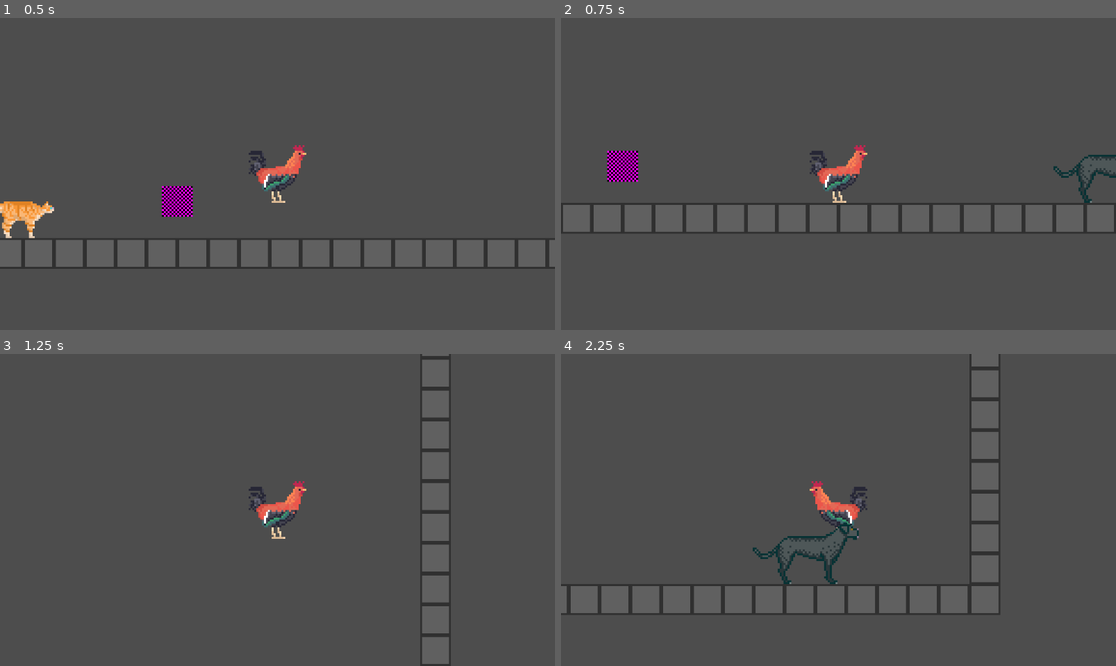
Above: before the commit, frames 1-4 (two rows, left to right).
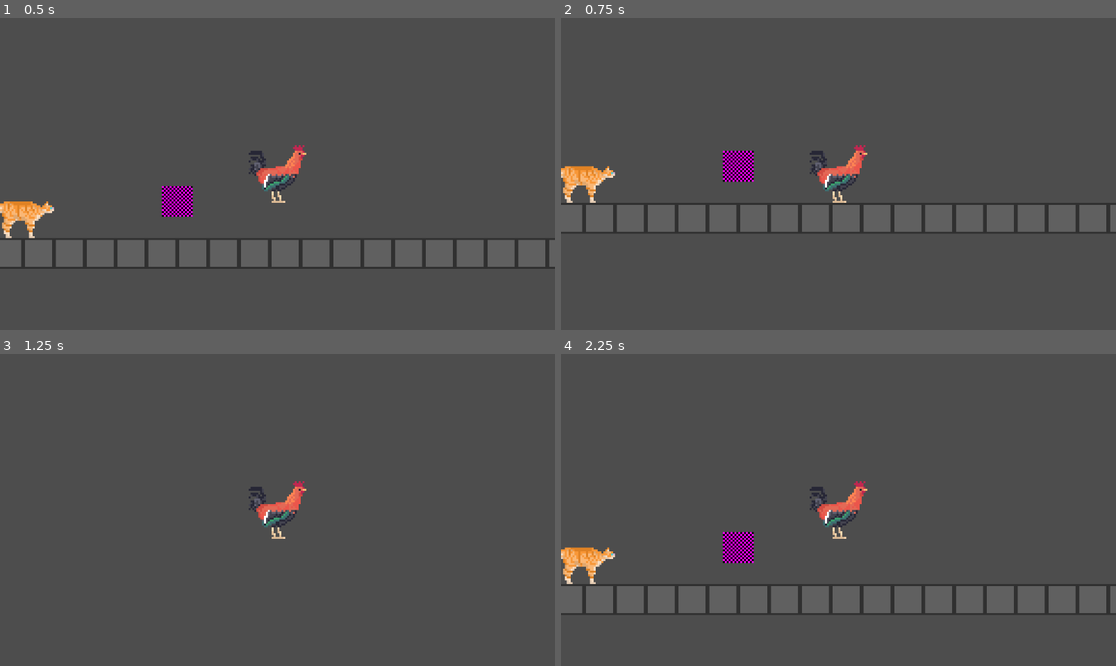
Above: after the commit, the same moments.

Repository: EdgeGnW/DETTAGameJam2026
Game: Godot game, scene res://modules/Test/Frederick.tscn
Same seed, same stepped clock (60 frames per second), same inputs: the game is played once before the commit and once after it. This scene is started directly instead of the project's main scene.
Inputs:
- Up to frame 1 (0.5 s): no input
- Up to frame 2 (0.75 s): tap Enter (ui_accept) at 0.5 s; hold Right (ui_right) from 0.53 s (still down); hold Ctrl (roll, bound only before the commit) from 0.53 s (still down)
- Up to frame 3 (1.25 s): keep holding Right (ui_right); keep holding Ctrl (roll, bound only before the commit); tap Space (jump, bound only after the commit) at 0.77, 1.07 s; tap Enter (ui_accept) at 0.8 s
- Up to frame 4 (2.25 s): release Ctrl (roll, bound only before the commit) at 1.28 s; tap Enter (ui_accept) at 1.35 s; tap Space (jump, bound only after the commit) at 1.52, 1.55, 1.82 s; release Right (ui_right) at 2.03 s; hold Left (ui_left) from 2.03 s (still down); hold Space (jump, bound only after the commit) from 2.03 s (still down)

Frame 1 is identical in both runs. In frame 2, 4.3% of the frame differs, in the area x 0-100%, y 42-69%; in frame 3, 1.1%; in frame 4, 5.7%, in the area x 0-100%, y 0-84%.

Commit message:
inputs

Diff:
--- a/modules/DialogueManager/dialogue_manager.tscn
+++ b/modules/DialogueManager/dialogue_manager.tscn
@@ -17,7 +17,10 @@
 process_mode = 1
 script = ExtResource("1_jbixp")
 characters = Dictionary[String, ExtResource("2_507jh")]({
-"Hahn": SubResource("Resource_kgemy")
+"Esel": null,
+"Hahn": SubResource("Resource_kgemy"),
+"Hund": null,
+"Katze": null
 })
 
 [node name="MarginContainer" type="MarginContainer" parent="."]
--- a/modules/Inventory/inventory.gd
+++ /dev/null
@@ -1,12 +0,0 @@
-class_name Inventory
-
-var _content: Array[Item] = []
-
-func add_item(item: Item):
-	_content.push_back(item)
-
-func remove_item(item: Item):
-	_content.erase(item)
-
-func get_items() -> Array[Item]:
-	return _content
--- a/modules/Inventory/inventory_dialog.gd
+++ /dev/null
@@ -1,24 +0,0 @@
-class_name InventoryDialog
-extends PanelContainer
-
-@export var slot_scene: PackedScene
-
-@onready var grid_container: GridContainer = %GridContainer
-
-
-func open(inventory: Inventory):
-	show()
-
-	Input.mouse_mode = Input.MOUSE_MODE_VISIBLE
-	for child in grid_container.get_children():
-		child.queue_free()
-
-	for item in inventory.get_items():
-		var slot = slot_scene.instantiate()
-		grid_container.add_child(slot)
-		slot.display(item)
-
-
-func _on_close_button_pressed() -> void:
-	hide()
-	Input.mouse_mode = Input.MOUSE_MODE_CAPTURED
--- a/modules/Inventory/inventory_dialog.tscn
+++ /dev/null
@@ -1,36 +0,0 @@
-[gd_scene load_steps=3 format=3 uid="uid://c37yv2q5s7t0q"]
-
-[ext_resource type="Script" uid="uid://dfw5twopn4ko5" path="res://modules/Inventory/inventory_dialog.gd" id="1_mo6ee"]
-[ext_resource type="PackedScene" uid="uid://c83jmfhoo6abf" path="res://modules/Inventory/item_slot.tscn" id="2_1362x"]
-
-[node name="InventoryDialog" type="PanelContainer"]
-anchors_preset = 15
-anchor_right = 1.0
-anchor_bottom = 1.0
-grow_horizontal = 2
-grow_vertical = 2
-script = ExtResource("1_mo6ee")
-slot_scene = ExtResource("2_1362x")
-
-[node name="VBoxContainer" type="VBoxContainer" parent="."]
-layout_mode = 2
-
-[node name="HBoxContainer" type="HBoxContainer" parent="VBoxContainer"]
-layout_mode = 2
-
-[node name="TitleLabel" type="Label" parent="VBoxContainer/HBoxContainer"]
-layout_mode = 2
-size_flags_horizontal = 3
-text = "Inventory"
-horizontal_alignment = 1
-
-[node name="CloseButton" type="Button" parent="VBoxContainer/HBoxContainer"]
-layout_mode = 2
-text = "X"
-
-[node name="GridContainer" type="GridContainer" parent="VBoxContainer"]
-unique_name_in_owner = true
-layout_mode = 2
-columns = 5
-
-[connection signal="pressed" from="VBoxContainer/HBoxContainer/CloseButton" to="." method="_on_close_button_pressed"]
--- a/modules/Inventory/item_slot.gd
+++ /dev/null
@@ -1,6 +0,0 @@
-extends PanelContainer
-
-@onready var texture_rect: TextureRect = %TextureRect
-
-func display(item: Item):
-	texture_rect.texture = item.icon
--- a/modules/Inventory/item_slot.tscn
+++ /dev/null
@@ -1,12 +0,0 @@
-[gd_scene load_steps=3 format=3 uid="uid://c83jmfhoo6abf"]
-
-[ext_resource type="Texture2D" uid="uid://778pg7rkrafx" path="res://modules/Items/icons/textures/axe.png" id="1_6mpg6"]
-[ext_resource type="Script" uid="uid://b1oresyouv3i" path="res://modules/Inventory/item_slot.gd" id="1_who7m"]
-
-[node name="ItemSlot" type="PanelContainer"]
-script = ExtResource("1_who7m")
-
-[node name="TextureRect" type="TextureRect" parent="."]
-unique_name_in_owner = true
-layout_mode = 2
-texture = ExtResource("1_6mpg6")
--- a/modules/Items/icons/icon_helper.gd
+++ /dev/null
@@ -1,26 +0,0 @@
-extends SubViewport
-
-@onready var models: Node3D = %Models
-
-func _ready() -> void:
-	for file in DirAccess.get_files_at("res://modules/Items/models"):
-		var file_extension = file.rsplit(".", false, 1)[1]
-		if file_extension == "import": continue
-		var file_name = file.split(".", false, 1)[0]
-		var file_path = "res://modules/Items/models/" + file
-		var model = load(file_path)
-		var instance = model.instantiate()
-		models.add_child(instance)
-		instance.hide()
-		instance.name = file_name
-	_generate_icon()
-
-func _generate_icon():
-	for child in %Models.get_children():
-		await RenderingServer.frame_pre_draw
-		child.show()
-		await RenderingServer.frame_post_draw
-		var img = get_texture().get_image()
-		img.resize(64, 64, Image.INTERPOLATE_BILINEAR)
-		img.save_png("res://modules/Items/icons/textures/" + child.name +".png")
-		child.hide()
--- a/modules/Items/icons/icon_helper.tscn
+++ /dev/null
@@ -1,23 +0,0 @@
-[gd_scene load_steps=3 format=3 uid="uid://bw0u7ctx3c1e4"]
-
-[ext_resource type="Script" uid="uid://cfw43lkijo6u3" path="res://modules/Items/icons/icon_helper.gd" id="1_e255b"]
-
-[sub_resource type="Environment" id="Environment_o5juy"]
-background_mode = 1
-background_color = Color(0, 0, 0, 0)
-
-[node name="IconHelper" type="SubViewport"]
-transparent_bg = true
-render_target_update_mode = 4
-script = ExtResource("1_e255b")
-
-[node name="Camera3D" type="Camera3D" parent="."]
-transform = Transform3D(1, 0, 0, 0, 1, 0, 0, 0, 1, 0, 0, 0.651826)
-environment = SubResource("Environment_o5juy")
-
-[node name="SpotLight3D" type="SpotLight3D" parent="."]
-transform = Transform3D(1, 0, 0, 0, 1, 0, 0, 0, 1, 0, 0, 1.7768)
-
-[node name="Models" type="Node3D" parent="."]
-unique_name_in_owner = true
-transform = Transform3D(0.707107, 0.707107, 0, -0.707107, 0.707107, 0, 0, 0, 1, 0, 0, 0)
--- a/modules/Items/item.gd
+++ /dev/null
@@ -1,6 +0,0 @@
-class_name Item
-extends Resource
-
-@export var name: StringName
-@export var scene: PackedScene
-@export var icon: Texture2D
--- a/modules/Items/pickup.gd
+++ /dev/null
@@ -1,13 +0,0 @@
-extends Node3D
-
-@export var item: Item
-
-func _ready():
-	var instance = item.scene.instantiate()
-	add_child(instance)
-
-
-func _on_area_3d_body_entered(body: Node3D) -> void:
-	if body.has_method("on_item_picked_up"):
-		body.on_item_picked_up(item)
-		queue_free()
--- a/modules/Items/pickup_3D.tscn
+++ /dev/null
@@ -1,20 +0,0 @@
-[gd_scene load_steps=5 format=3 uid="uid://dw3iilj74xg0f"]
-
-[ext_resource type="Script" uid="uid://bghlgollycthu" path="res://modules/Items/pickup.gd" id="1_kaxha"]
-[ext_resource type="Resource" uid="uid://d1q6yl4vm1ana" path="res://modules/Items/resources/sword.tres" id="2_f5bsy"]
-[ext_resource type="PackedScene" uid="uid://bw6ard60wt4lr" path="res://modules/Items/models/sword.glb" id="3_onts4"]
-
-[sub_resource type="SphereShape3D" id="SphereShape3D_uunjx"]
-
-[node name="Node3D" type="Node3D"]
-script = ExtResource("1_kaxha")
-item = ExtResource("2_f5bsy")
-
-[node name="sword" parent="." instance=ExtResource("3_onts4")]
-
-[node name="Area3D" type="Area3D" parent="."]
-
-[node name="CollisionShape3D" type="CollisionShape3D" parent="Area3D"]
-shape = SubResource("SphereShape3D_uunjx")
-
-[connection signal="body_entered" from="Area3D" to="." method="_on_area_3d_body_entered"]
--- a/modules/Items/resources/axe.tres
+++ /dev/null
@@ -1,12 +0,0 @@
-[gd_resource type="Resource" script_class="Item" load_steps=4 format=3 uid="uid://c3n84r1emujxv"]
-
-[ext_resource type="Texture2D" uid="uid://778pg7rkrafx" path="res://modules/Items/icons/textures/axe.png" id="1_os8qt"]
-[ext_resource type="PackedScene" uid="uid://bcan8wro0gkw8" path="res://modules/Items/models/axe.glb" id="2_f328h"]
-[ext_resource type="Script" uid="uid://c2v6grye0waiq" path="res://modules/Items/item.gd" id="3_56pt8"]
-
-[resource]
-script = ExtResource("3_56pt8")
-name = "Axe"
-scene = ExtResource("2_f328h")
-icon = ExtResource("1_os8qt")
-metadata/_custom_type_script = "uid://c2v6grye0waiq"
--- a/modules/Items/resources/mace.tres
+++ /dev/null
@@ -1,12 +0,0 @@
-[gd_resource type="Resource" script_class="Item" load_steps=4 format=3 uid="uid://c1js0x8b2g2aq"]
-
-[ext_resource type="Texture2D" uid="uid://ces1n3qmepfc8" path="res://modules/Items/icons/textures/mace.png" id="1_33l0w"]
-[ext_resource type="PackedScene" uid="uid://c2ayuesl4aipf" path="res://modules/Items/models/mace.glb" id="2_ll46e"]
-[ext_resource type="Script" uid="uid://c2v6grye0waiq" path="res://modules/Items/item.gd" id="3_856ee"]
-
-[resource]
-script = ExtResource("3_856ee")
-name = "Mace"
-scene = ExtResource("2_ll46e")
-icon = ExtResource("1_33l0w")
-metadata/_custom_type_script = "uid://c2v6grye0waiq"
--- a/modules/Items/resources/sword.tres
+++ /dev/null
@@ -1,12 +0,0 @@
-[gd_resource type="Resource" script_class="Item" load_steps=4 format=3 uid="uid://d1q6yl4vm1ana"]
-
-[ext_resource type="Texture2D" uid="uid://bucrfojgwe4qp" path="res://modules/Items/icons/textures/sword.png" id="1_2g4v5"]
-[ext_resource type="PackedScene" uid="uid://bw6ard60wt4lr" path="res://modules/Items/models/sword.glb" id="1_dcagp"]
-[ext_resource type="Script" uid="uid://c2v6grye0waiq" path="res://modules/Items/item.gd" id="1_kr6k7"]
-
-[resource]
-script = ExtResource("1_kr6k7")
-name = "Sword"
-scene = ExtResource("1_dcagp")
-icon = ExtResource("1_2g4v5")
-metadata/_custom_type_script = "uid://c2v6grye0waiq"
--- a/modules/Player/player_2d.gd
+++ b/modules/Player/player_2d.gd
@@ -30,7 +30,7 @@
 	# As good practice, you should replace UI actions with custom gameplay actions.
 	var direction: float = 0
 	if animal_state == AnimalState.Animal_state.ACTIVE:
-		direction = Input.get_axis("ui_left", "ui_right")
+		direction = Input.get_axis("left", "right")
 	if direction != 0:
 		dir = int(direction)
 		var flip_h = dir < 0
@@ -83,10 +83,10 @@
 
 func _unhandled_input(event: InputEvent) -> void:
 	if animal_state == AnimalState.Animal_state.ACTIVE:
-		if event.is_action_pressed("ui_accept"):
-			if Input.is_action_pressed("ui_down") and has_mount:
+		if event.is_action_pressed("jump"):
+			if Input.is_action_pressed("down") and has_mount:
 				dismount(false)
-			elif Input.is_action_pressed("ui_up") and has_mount:
+			elif Input.is_action_pressed("up") and has_mount:
 				dismount(true)
 			elif not movement_locked and is_on_floor():
 				jump()
--- a/project.godot
+++ b/project.godot
@@ -60,14 +60,34 @@
 , Object(InputEventKey,"resource_local_to_scene":false,"resource_name":"","device":-1,"window_id":0,"alt_pressed":false …(183 unchanged characters)…
 ]
 }
-inventory={
+interact={
 "deadzone": 0.2,
-"events": [Object(InputEventKey,"resource_local_to_scene":fa …(140 unchanged characters)… d":false,"keycode":0,"physical_keycode":73,"key_label":0,"unicode":105,"location":0,"echo":false,"script":null)
+"events": [Object(InputEventKey,"resource_local_to_scene":fa …(140 unchanged characters)… d":false,"keycode":0,"physical_keycode":4194309,"key_label":0,"unicode":0,"location":0,"echo":false,"script":null)
 ]
 }
-roll={
+jump={
 "deadzone": 0.2,
-"events": [Object(InputEventKey,"resource_local_to_scene":fa …(140 unchanged characters)… d":false,"keycode":0,"physical_keycode":4194326,"key_label":0,"unicode":0,"location":0,"echo":false,"script":null)
+"events": [Object(InputEventKey,"resource_local_to_scene":fa …(140 unchanged characters)… d":false,"keycode":0,"physical_keycode":32,"key_label":0,"unicode":32,"location":0,"echo":false,"script":null)
+]
+}
+left={
+"deadzone": 0.2,
+"events": [Object(InputEventKey,"resource_local_to_scene":false,"resource_name":"","device":-1,"window_id":0,"alt_pressed":false,"shift_pressed":false,"ctrl_pressed":false,"meta_pressed":false,"pressed":false,"keycode":0,"physical_keycode":65,"key_label":0,"unicode":97,"location":0,"echo":false,"script":null)
+]
+}
+right={
+"deadzone": 0.2,
+"events": [Object(InputEventKey,"resource_local_to_scene":false,"resource_name":"","device":-1,"window_id":0,"alt_pressed":false,"shift_pressed":false,"ctrl_pressed":false,"meta_pressed":false,"pressed":false,"keycode":0,"physical_keycode":68,"key_label":0,"unicode":100,"location":0,"echo":false,"script":null)
+]
+}
+up={
+"deadzone": 0.2,
+"events": [Object(InputEventKey,"resource_local_to_scene":false,"resource_name":"","device":-1,"window_id":0,"alt_pressed":false,"shift_pressed":false,"ctrl_pressed":false,"meta_pressed":false,"pressed":false,"keycode":0,"physical_keycode":87,"key_label":0,"unicode":119,"location":0,"echo":false,"script":null)
+]
+}
+down={
+"deadzone": 0.2,
+"events": [Object(InputEventKey,"resource_local_to_scene":false,"resource_name":"","device":-1,"window_id":0,"alt_pressed":false,"shift_pressed":false,"ctrl_pressed":false,"meta_pressed":false,"pressed":false,"keycode":0,"physical_keycode":83,"key_label":0,"unicode":115,"location":0,"echo":false,"script":null)
 ]
 }
 
Not shown, removed: modules/Inventory/inventory.gd.uid
Not shown, removed: modules/Inventory/inventory_dialog.gd.uid
Not shown, removed: modules/Inventory/item_slot.gd.uid
Not shown, removed: modules/Items/icons/icon_helper.gd.uid
Binary file removed: modules/Items/icons/textures/axe.png
Not shown, removed: modules/Items/icons/textures/axe.png.import
Binary file removed: modules/Items/icons/textures/mace.png
Not shown, removed: modules/Items/icons/textures/mace.png.import
Binary file removed: modules/Items/icons/textures/sword.png
Not shown, removed: modules/Items/icons/textures/sword.png.import
Not shown, removed: modules/Items/item.gd.uid
Binary file removed: modules/Items/models/axe.glb
(and 6 more such lines)
